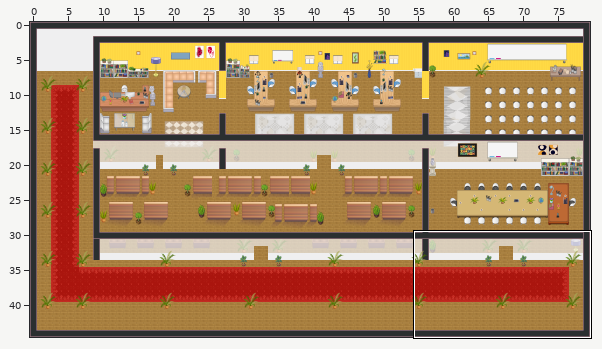
A Tiled map (JSON) gets an edit: a.tmj. The first picture is a wide view before the edit; the outline marks the close-up.
Close-up. Earlier state:
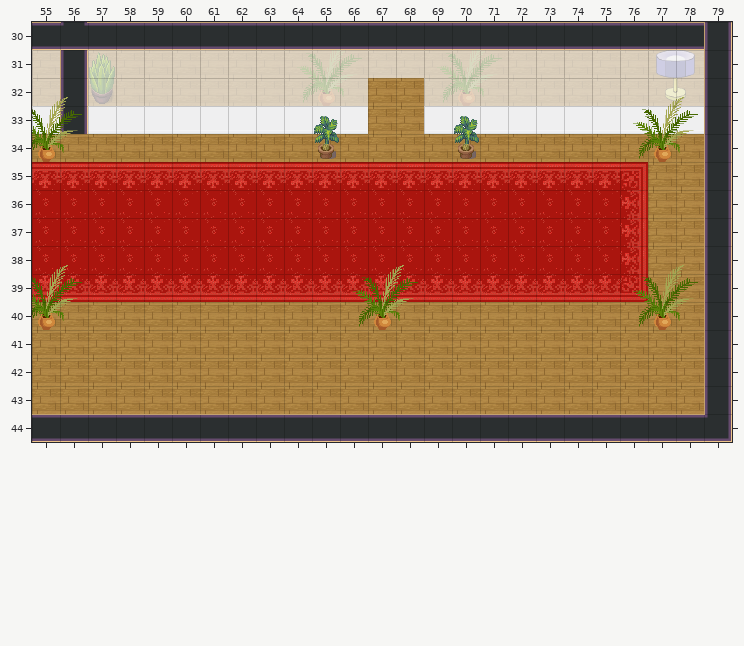
Cells are 32x32 px. Shown: x 55..79, y 30..44. The commit also changed other parts of the map, which this record leaves out.
The same view after the edit:
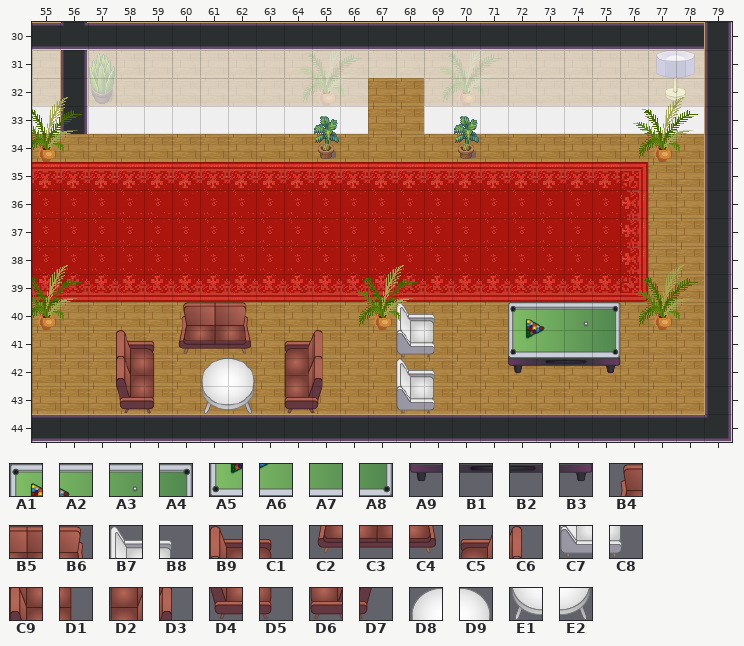
Key: from "Chunk 1": A1 219, A2 220, A3 221, A4 222, A5 223, A6 224, A7 225, A8 226, A9 227, B1 228, B2 229, B3 230; from "Chunk 2": B4 61, B5 62, B6 63, B7 64, B8 65, B9 85, C1 86, C2 87, C3 88, C4 89, C5 90, C6 91, C7 92, C8 93, C9 111, D1 112, D2 113, D3 114, D4 132, D5 133, D6 134, D7 135, D8 236, D9 237, E1 240, E2 241.
__ is an empty cell.
Edits made:
Layer "Thing/stutes":
Tile A1 is added in row 40 at x 72.
Tile A2 is added in row 40 at x 73.
Tile A3 is added in row 40 at x 74.
Tile A4 is added in row 40 at x 75.
Tile A5 is added in row 41 at x 72.
Tile A6 is added in row 41 at x 73.
Tile A7 is added in row 41 at x 74.
Tile A8 is added in row 41 at x 75.
Tile A9 is added in row 42 at x 72.
Tile B1 is added in row 42 at x 73.
Tile B2 is added in row 42 at x 74.
Tile B3 is added in row 42 at x 75.
Layer "Furniture/chair":
Tile B4 is added in row 40 at x 60.
Tile B5 is added in row 40 at x 61.
Tile B6 is added in row 40 at x 62.
Tile B7 is added in row 40 at x 68; in row 42 at x 68.
Tile B8 is added in row 40 at x 69; in row 42 at x 69.
Tile B9 is added in row 41 at x 58.
Tile C1 is added in row 41 at x 59.
Tile C2 is added in row 41 at x 60.
Tile C3 is added in row 41 at x 61.
Tile C4 is added in row 41 at x 62.
Tile C5 is added in row 41 at x 64.
Tile C6 is added in row 41 at x 65.
Tile C7 is added in row 41 at x 68; in row 43 at x 68.
Tile C8 is added in row 41 at x 69; in row 43 at x 69.
Tile C9 is added in row 42 at x 58.
Tile D1 is added in row 42 at x 59.
Tile D2 is added in row 42 at x 64.
Tile D3 is added in row 42 at x 65.
Tile D4 is added in row 43 at x 58.
Tile D5 is added in row 43 at x 59.
Tile D6 is added in row 43 at x 64.
Tile D7 is added in row 43 at x 65.
Layer "Furniture/table":
Tile D8 is added in row 42 at x 61.
Tile D9 is added in row 42 at x 62.
Tile E1 is added in row 43 at x 61.
Tile E2 is added in row 43 at x 62.
